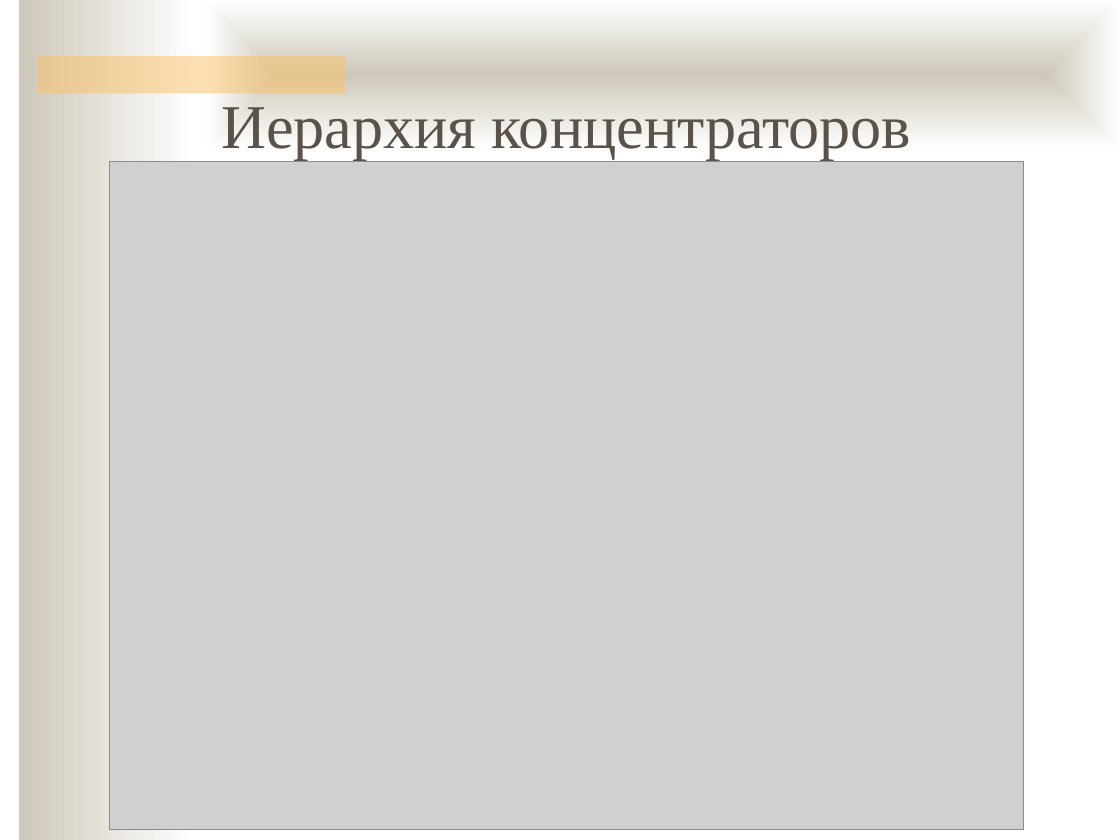
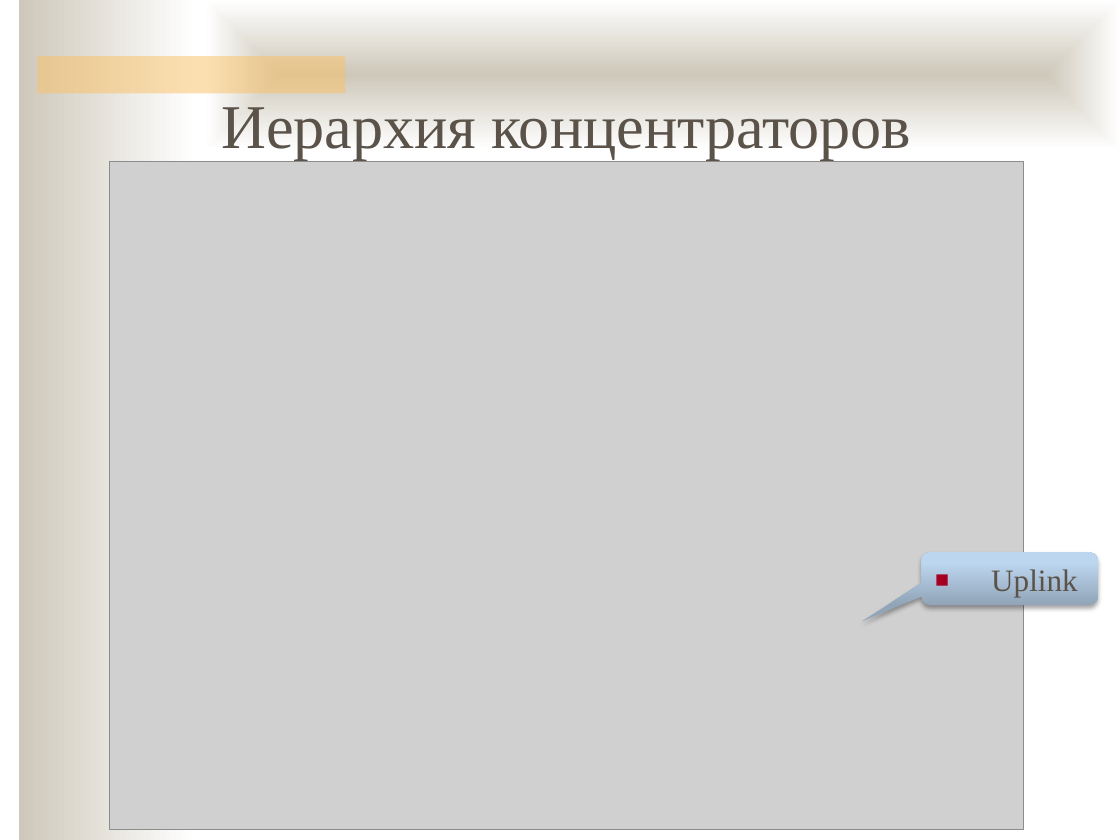
Before and after one commit to ukoloff/nets, a slide deck: slide 23 of 05.pptx (slide 22 before the commit). Drawn at 1120x840 pixels with LibreOffice and Linux fonts; fonts in the diff are those of the drawing; grey boxes stand for pictures; background and template pictures are left out. Boxes give left, top, right and bottom in pixels: in the first picture for what was removed or moved away, otherwise in the second. Text is boxed around its words. In the diff, an @@ line names an element or a change of style, - is before the commit and + after.

```diff
--- a/05.pptx
+++ b/05.pptx
@@ rounded speech box added at bbox=[922, 552, 1099, 605], fill gradient #92A5B8 to #BDD6EF to #BDD7F1, 20 pt, text #5B5249 @@
+■ Uplink
```
Also in this commit, not shown: 1 other slide changed, 3 slides added.
